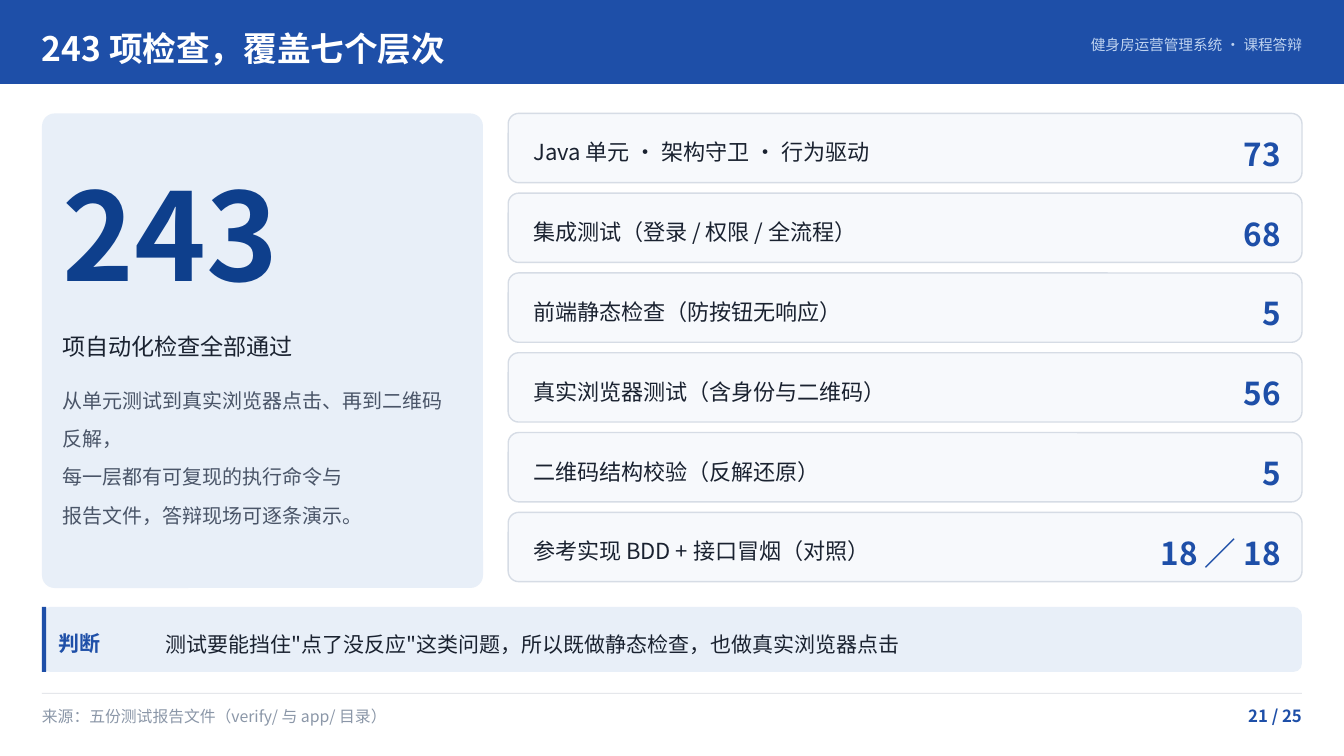
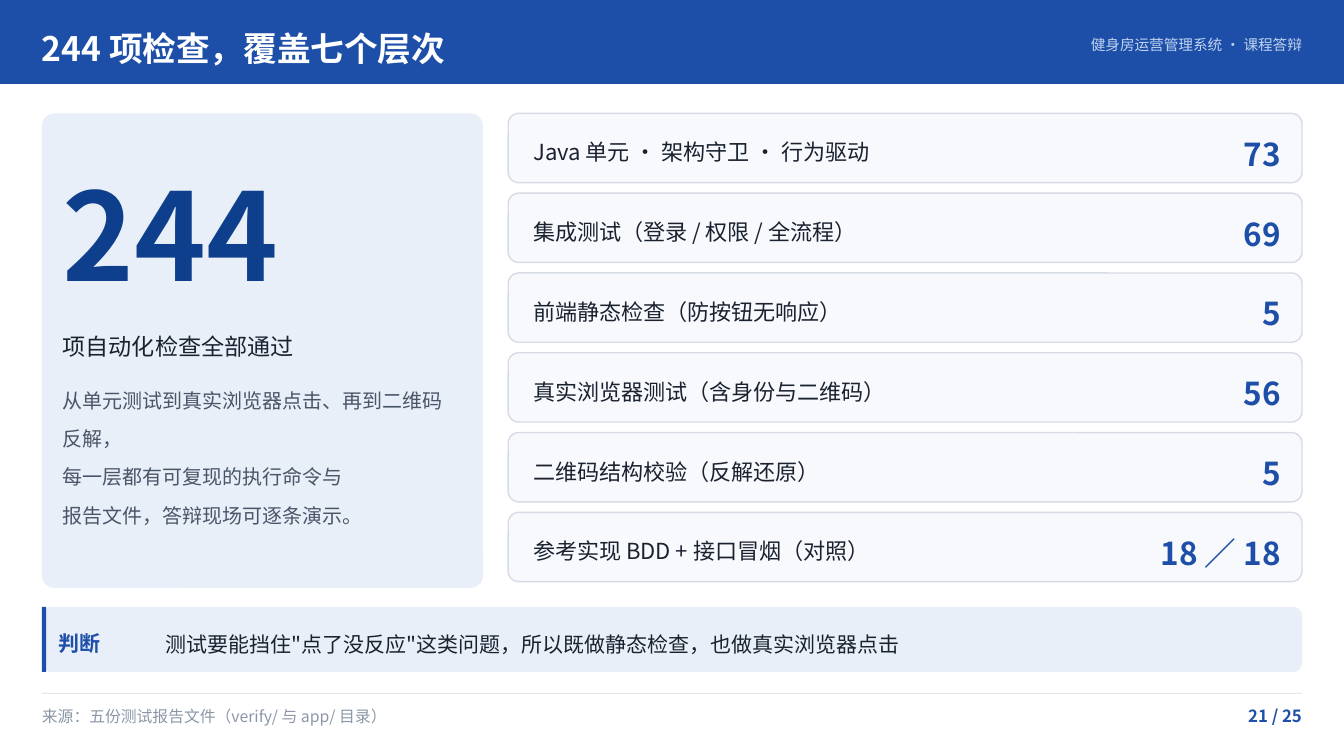
Before and after one commit to site73/gym-management, a slide deck: slide 21 of 10-展示汇报/健身房运营管理系统答辩/健身房运营管理系统答辩.pptx. Drawn at 1344x756 pixels with LibreOffice and Linux fonts; fonts in the diff are those of the drawing. Boxes give left, top, right and bottom in pixels: in the first picture for what was removed or moved away, otherwise in the second. Text is boxed around its words. In the diff, an @@ line names an element or a change of style, - is before the commit and + after.

```diff
--- a/10-展示汇报/健身房运营管理系统答辩/健身房运营管理系统答辩.pptx
+++ b/10-展示汇报/健身房运营管理系统答辩/健身房运营管理系统答辩.pptx
@@ text at <box>42,32,445,66</box>: text changed @@
-243 项检查，覆盖七个层次
+244 项检查，覆盖七个层次
@@ text at <box>63,189,279,281</box>: text changed @@
-243
+244
@@ text at <box>1244,222,1281,247</box>: text changed @@
-68
+69
```
Also in this commit, not shown: 1 other slide changed, 12 other files.
